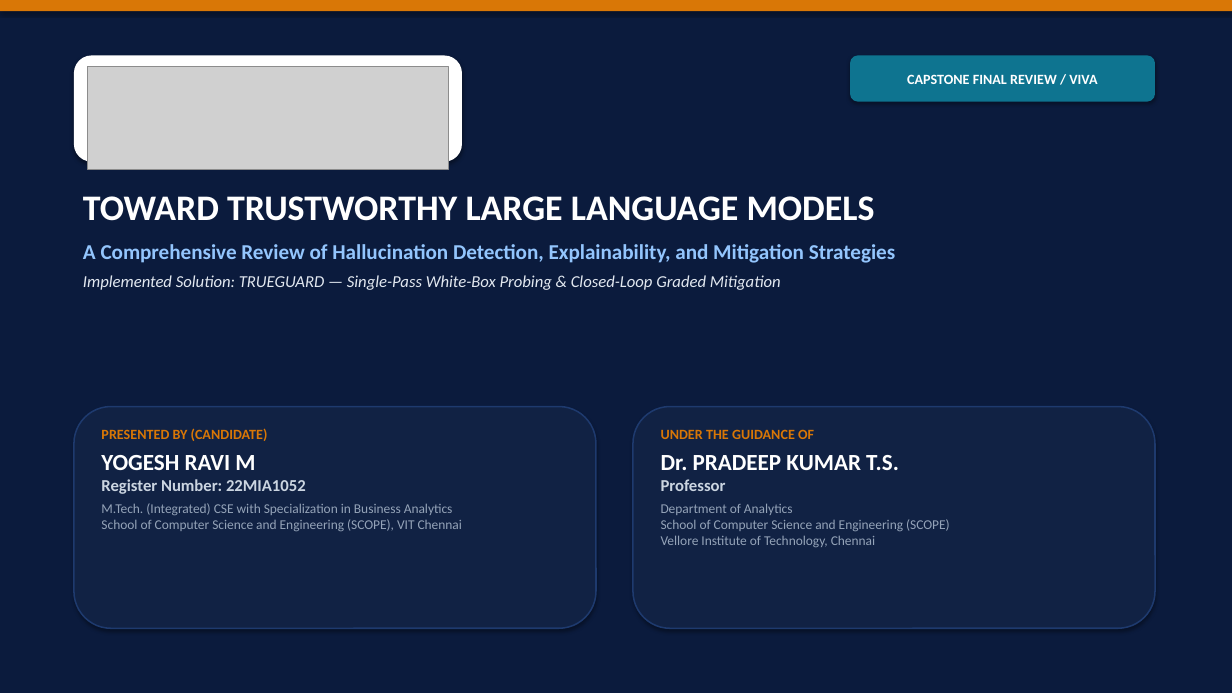
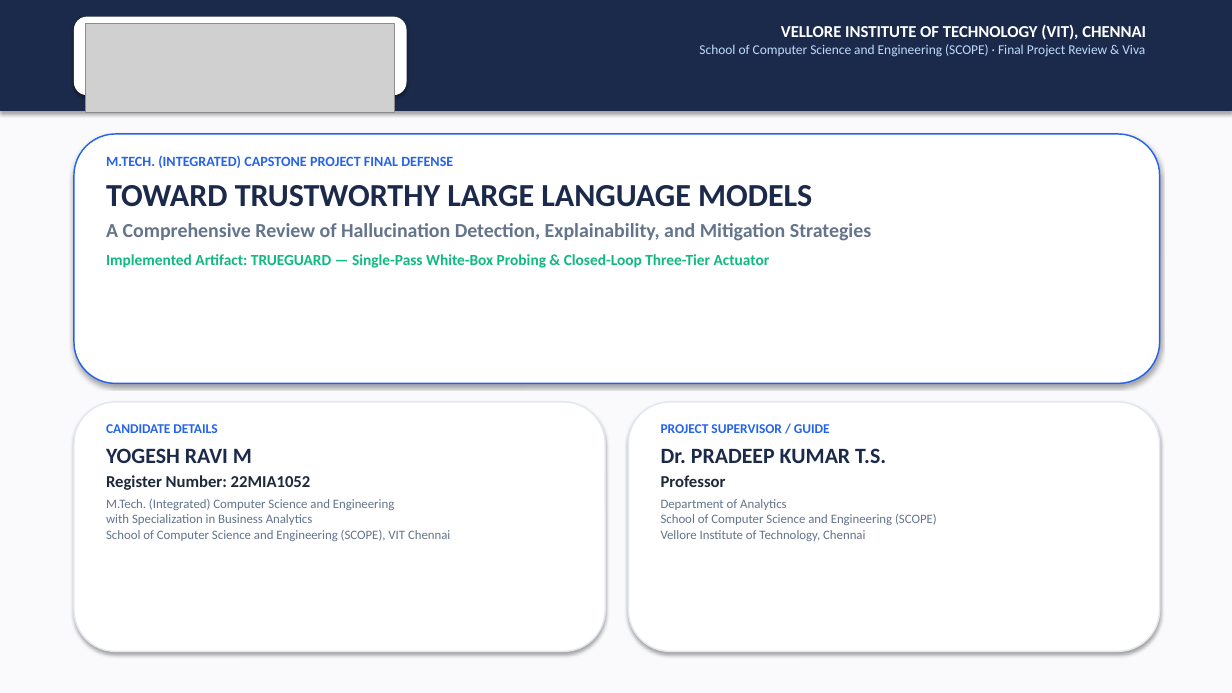
Before and after one commit to yogeshravi19/trueguard, a slide deck: slide 1 of CAPSTONE/FINAL_PRESENTATION.pptx. Drawn at 1232x693 pixels with LibreOffice and Linux fonts; fonts in the diff are those of the drawing; grey boxes stand for pictures. Boxes give left, top, right and bottom in pixels: in the first picture for what was removed or moved away, otherwise in the second. Text is boxed around its words. In the diff, an @@ line names an element or a change of style, - is before the commit and + after.

Commit message:
Redesign final review presentation with authentic academic VIT background, implementation details, and comparison with Review 2 baseline

```diff
--- a/CAPSTONE/FINAL_PRESENTATION.pptx
+++ b/CAPSTONE/FINAL_PRESENTATION.pptx
@@ rectangle at (0,0,1232,693): fill #0B1B3D to #FAFAFC @@
@@ rectangle: place and size @@
-rectangle at (0,0,1232,11)
+rectangle at (0,0,1232,111)
@@ rectangle at (0,0,1232,111): fill #D97706 to #1B2A4A @@
@@ rounded rectangle: place and size @@
-rounded rectangle at (74,55,462,162)
+rounded rectangle at (74,17,407,95)
@@ picture: place and size @@
-picture at (88,67,448,169)
+picture at (85,24,395,113)
@@ text "VELLORE INSTITUTE OF TECHNOLOGY (VIT), ...": place and size @@
-text "VELLORE INSTITUTE OF TECHNOLOGY (VIT), ..." at (850,55,1155,102)
+text "VELLORE INSTITUTE OF TECHNOLOGY (VIT), ..." at (699,25,1146,57)
@@ text "VELLORE INSTITUTE OF TECHNOLOGY (VIT), ..." at (699,25,1146,57): vertical alignment middle to top; fill #0E7490 to none; shadow off @@
@@ text at (699,25,1146,57): text changed; size 11 to 10.5 pt; text colour #FFFFFF to #BFDBFE; bold off @@
-CAPSTONE FINAL REVIEW / VIVA
+VELLORE INSTITUTE OF TECHNOLOGY (VIT), CHENNAI
+School of Computer Science and Engineering (SCOPE) · Final Project Review & Viva
@@ rounded rectangle added at (74,134,1160,384), fill #FFFFFF, outline #2563EB 1.1 pt @@
@@ text "M.TECH. (INTEGRATED) CAPSTONE PROJECT FINAL ...": place and size @@
-text "M.TECH. (INTEGRATED) CAPSTONE PROJECT FINAL ..." at (83,196,895,290)
+text "M.TECH. (INTEGRATED) CAPSTONE PROJECT FINAL ..." at (106,156,871,268)
@@ text at (106,156,453,168): paragraph added @@
+M.TECH. (INTEGRATED) CAPSTONE PROJECT FINAL DEFENSE
@@ text at (106,185,871,241): size 28 to 25 pt, text colour #FFFFFF to #1B2A4A in "TOWARD TRUSTWORTHY LARGE LANGUAGE MODELS"; size 16.5 to 15.5 pt, text colour #93C5FD to #64748B in "A Comprehensive Review of Hallucination Detection, Explainab ..."; more space between paragraphs; less space between paragraphs @@
@@ text at (106,254,770,268): text changed; size 13 to 12 pt; text colour #E2E8F0 to #10B981; bold on; italic off @@
-Implemented Solution: TRUEGUARD — Single-Pass White-Box Probing & Closed-Loop Graded Mitigation
+Implemented Artifact: TRUEGUARD — Single-Pass White-Box Probing & Closed-Loop Three-Tier Actuator
@@ rounded rectangle at (74,402,605,652): fill #112244 to #FFFFFF; outline #1E3A6E 1.2 pt to #E2E8F0 1.1 pt @@
@@ rounded rectangle: place and size @@
-rounded rectangle at (74,407,596,628)
+rounded rectangle at (74,402,605,652)
@@ rounded rectangle: place and size @@
-rounded rectangle at (633,407,1155,628)
+rounded rectangle at (628,402,1160,652)
@@ rounded rectangle at (628,402,1160,652): fill #112244 to #FFFFFF; outline #1E3A6E 1.2 pt to #E2E8F0 1.1 pt @@
@@ text at (106,424,217,433): text changed; size 11 to 10.5 pt; text colour #D97706 to #2563EB @@
-PRESENTED BY (CANDIDATE)
+CANDIDATE DETAILS
@@ text at (106,448,311,490): size 18 to 17 pt, text colour #FFFFFF to #1B2A4A in "YOGESH RAVI M"; text colour #CBD5E1 to #1E293B in "Register Number: 22MIA1052"; more space between paragraphs @@
@@ text at (661,424,830,433): text changed; size 11 to 10.5 pt; text colour #D97706 to #2563EB @@
-UNDER THE GUIDANCE OF
+PROJECT SUPERVISOR / GUIDE
@@ text at (661,448,937,541): size 18 to 17 pt, text colour #FFFFFF to #1B2A4A in "Dr. PRADEEP KUMAR T.S."; text colour #CBD5E1 to #1E293B in "Professor"; size 10.5 to 10 pt, text colour #94A3B8 to #64748B in "Department of Analytics School of Computer Science ..."; more space between paragraphs @@
@@ text at (106,499,450,541): text changed; size 10.5 to 10 pt; text colour #94A3B8 to #64748B @@
-M.Tech. (Integrated) CSE with Specialization in Business Analytics
-School of Computer Science and Engineering (SCOPE), VIT Chennai
+M.Tech. (Integrated) Computer Science and Engineering
+with Specialization in Business Analytics
+School of Computer Science and Engineering (SCOPE), VIT Chennai
```
Also in this commit, not shown: 14 other slides changed, 6 other files.
